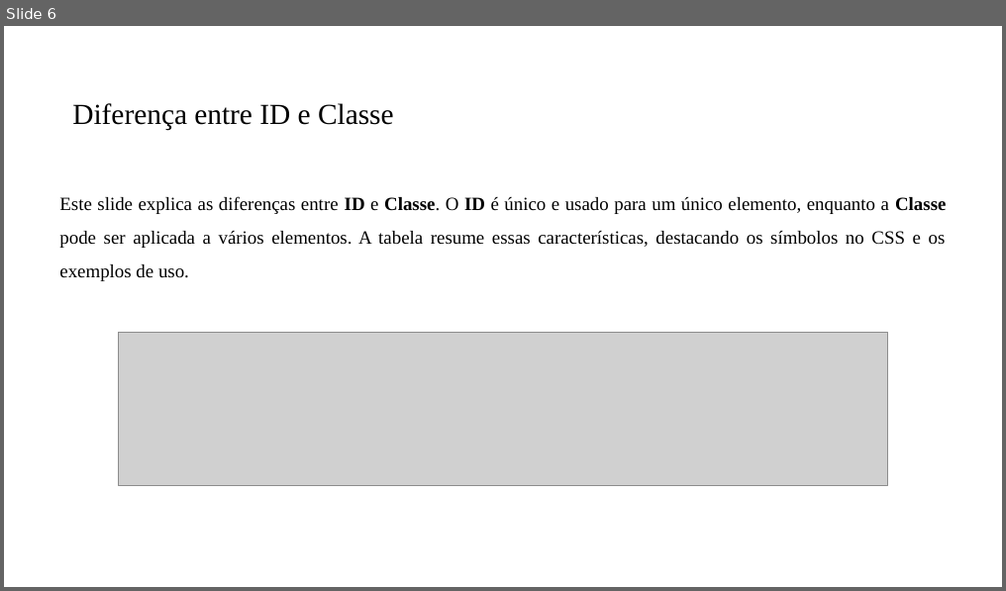
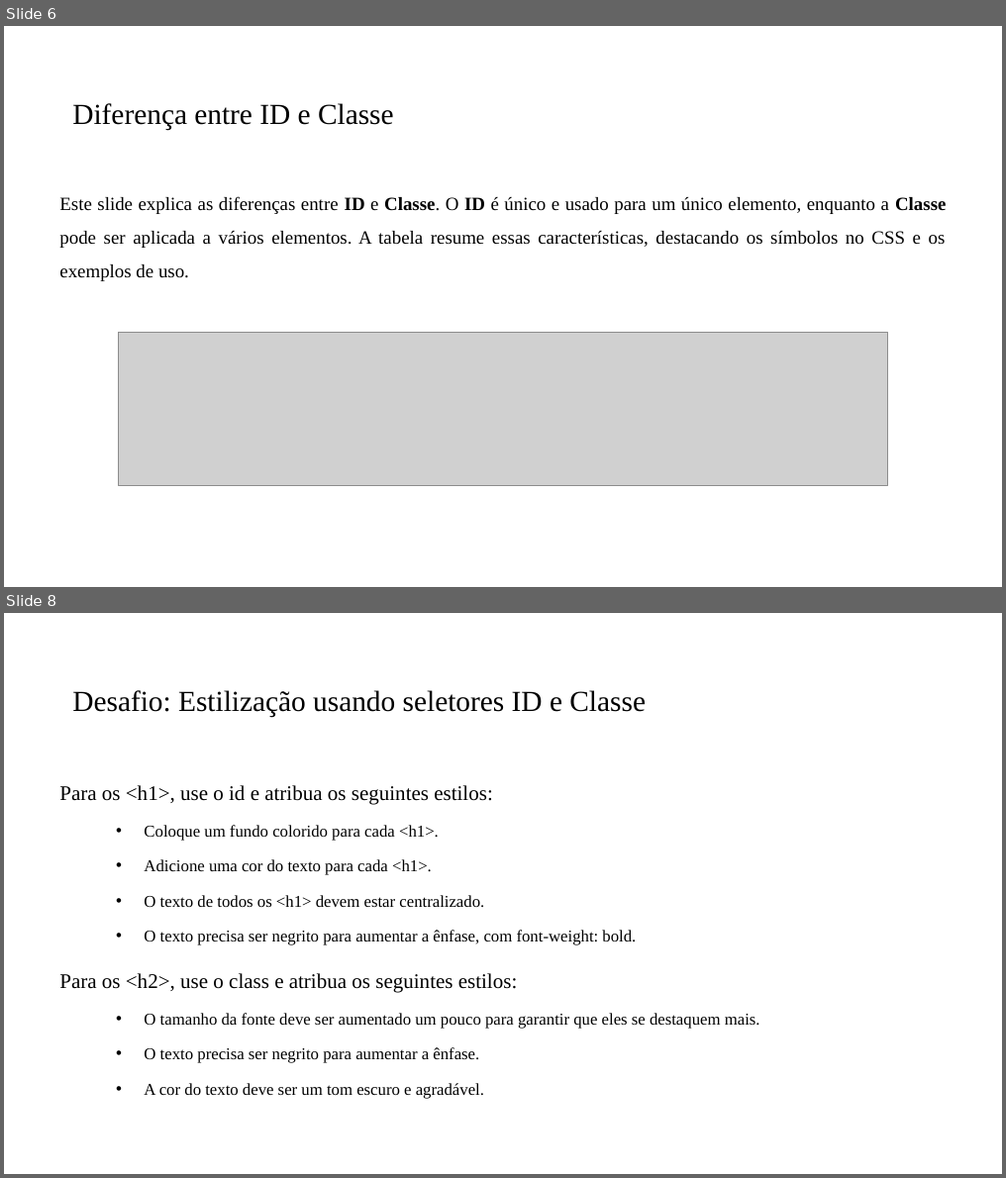
Before and after one commit to PedroMiho/Logica-de-Programacao, a slide deck: Módulo 01 - HTML e CSS/Aula 05 - Introdução a Seletores no CSS/Introdução aos Seletores CSS.pptx. Shown one above the other, each under a label of ours: slide 6 before the commit, slides 6 and 8 after it; the slides between them are not shown. The pictures are 1006x591 and 1006x1178 pixels, drawn with LibreOffice and Linux fonts; fonts in the diff are those of the drawing; grey boxes stand for pictures; background and template pictures are left out. Boxes give left, top, right and bottom in pixels: in the first picture for what was removed or moved away, otherwise in the second. Text is boxed around its words. In the diff, an @@ line names an element or a change of style, - is before the commit and + after.

```diff
--- a/Módulo 01 - HTML e CSS/Aula 05 - Introdução a Seletores no CSS/Introdução aos Seletores CSS.pptx
+++ b/Módulo 01 - HTML e CSS/Aula 05 - Introdução a Seletores no CSS/Introdução aos Seletores CSS.pptx
@@ slide 8 added at (4,613,1002,1174), background #FFFFFF @@
@@ title added at (72,690,646,718), 28 pt, text #000000 @@
+Desafio: Estilização usando seletores ID e Classe
@@ text added at (59,785,760,1099), 16 pt, text #000000 @@
+Para os <h1>, use o id e atribua os seguintes estilos:
+  • Coloque um fundo colorido para cada <h1>.
+  • Adicione uma cor do texto para cada <h1>.
+  • O texto de todos os <h1> devem estar centralizado.
+  • O texto precisa ser negrito para aumentar a ênfase, com font-weight: bold.
+Para os <h2>, use o class e atribua os seguintes estilos:
+  • O tamanho da fonte deve ser aumentado um pouco para garantir que eles se destaquem mais.
+  • O texto precisa ser negrito para aumentar a ênfase.
+  • A cor do texto deve ser um tom escuro e agradável.
```
Also in this commit, not shown: 1 slide changed, 1 other slide added, 5 other files.
